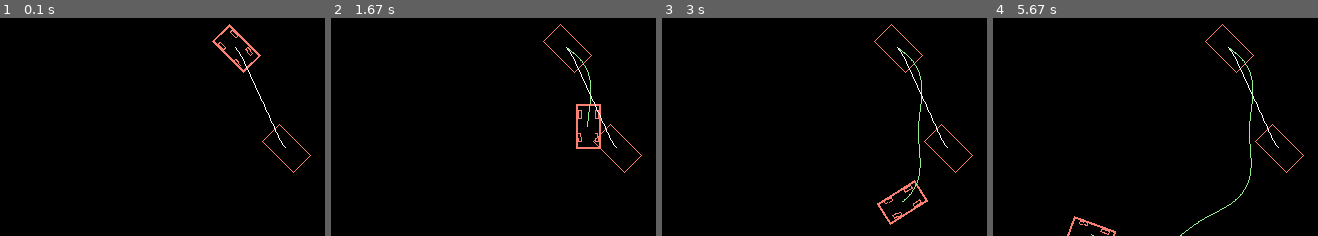
Above: before the commit, frames 1-4 (left to right).
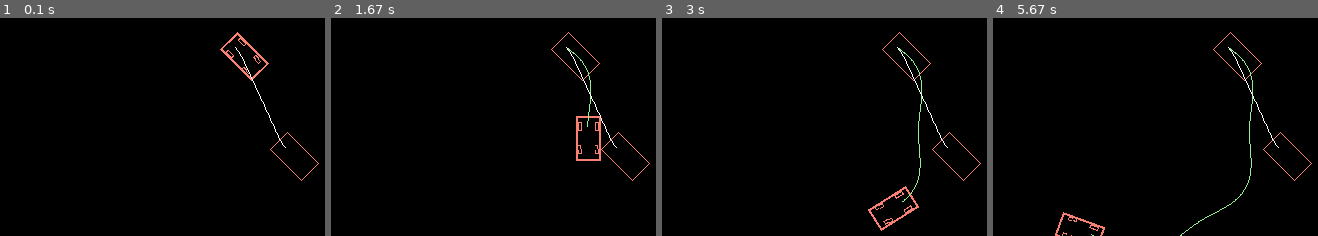
Above: after the commit, the same moments.

Repository: kentamt/mapf_playground
Game: pygame game, started from run_example.py
Same seed, same stepped clock (60 frames per second), same inputs: the game is played once before the commit and once after it.
Inputs:
- Up to frame 1 (0.1 s): no input
- Up to frame 2 (1.67 s): no input
- Up to frame 3 (3 s): no input
- Up to frame 4 (5.67 s): no input

The runs differ from the first frame. In frame 1, 0.6% of the frame differs, in the area x 65-99%, y 2-75%; in frame 2, 0.8%; in frame 3, 0.8%, in the area x 63-99%, y 2-98%; in frame 4, 0.6%.

Commit message:
fix rear pos in pygame anime

Diff:
--- a/lib/robot_mod.py
+++ b/lib/robot_mod.py
@@ -254,6 +254,14 @@
         return np.array([self._goal.rear_x, self._goal.rear_y], dtype=np.float64)
 
     @property
+    def start_center(self):
+        return np.array([self._start.x, self._start.y], dtype=np.float64)
+
+    @property
+    def goal_center(self):
+        return np.array([self._goal.x, self._goal.y], dtype=np.float64)
+
+    @property
     def position(self):
         return np.array([self._state.rear_x, self._state.rear_y], dtype=np.float64)
 
--- a/pygame_animation.py
+++ b/pygame_animation.py
@@ -128,8 +128,10 @@
         WB = self.meter_to_pixel(r.wb)
 
         # body
-        x = self.meter_to_pixel(r.position[0])
-        y = self.meter_to_pixel(r.position[1])
+        x = self.meter_to_pixel(r.center[0])
+        y = self.meter_to_pixel(r.center[1])
+        rear_x = self.meter_to_pixel(r.position[0])
+        rear_y = self.meter_to_pixel(r.position[1])
         yaw = -np.degrees(r.yaw)
         car_rect = pygame.Rect(0, 0, CAR_LENGTH, CAR_WIDTH)
         car_image = pygame.Surface((CAR_LENGTH, CAR_WIDTH), pygame.SRCALPHA)
@@ -184,8 +186,9 @@
         CAR_WIDTH = self.meter_to_pixel(r.width)
 
         # body
-        x = self.meter_to_pixel(r.start[0])
-        y = self.meter_to_pixel(r.start[1])
+        x = self.meter_to_pixel(r.start_center[0])
+        y = self.meter_to_pixel(r.start_center[1])
+
         yaw = -np.degrees(r._start.yaw)
         car_rect = pygame.Rect(0, 0, CAR_LENGTH, CAR_WIDTH)
         car_image = pygame.Surface((CAR_LENGTH, CAR_WIDTH), pygame.SRCALPHA)
@@ -202,8 +205,10 @@
         CAR_WIDTH = self.meter_to_pixel(r.width)
 
         # body
-        x = self.meter_to_pixel(r.goal[0])
-        y = self.meter_to_pixel(r.goal[1])
+        x = self.meter_to_pixel(r.goal_center[0])
+        y = self.meter_to_pixel(r.goal_center[1])
+
+
         yaw = -np.degrees(r._goal.yaw)
         car_rect = pygame.Rect(0, 0, CAR_LENGTH, CAR_WIDTH)
         car_image = pygame.Surface((CAR_LENGTH, CAR_WIDTH), pygame.SRCALPHA)
